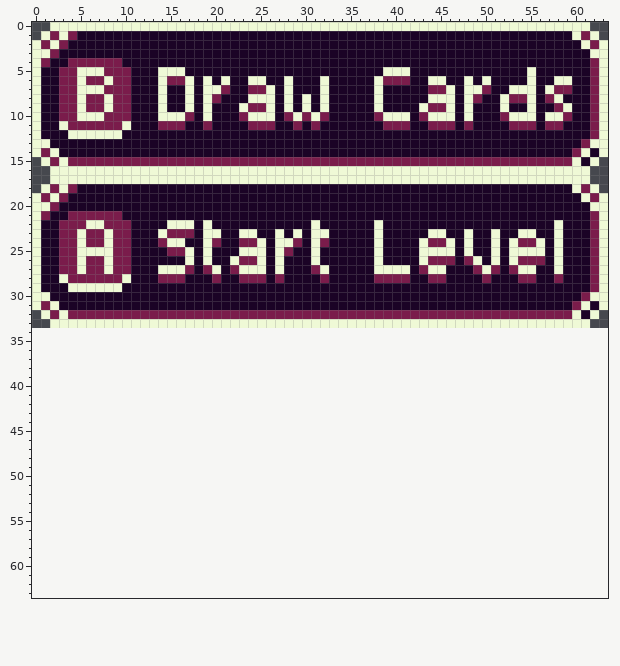
One commit to this pixel-art sprite: images/menu/hint.png. Above is the file before it was changed.
The file is 64x34 pixels. The old version is drawn lined up with the new one, on the new canvas.
After the commit:
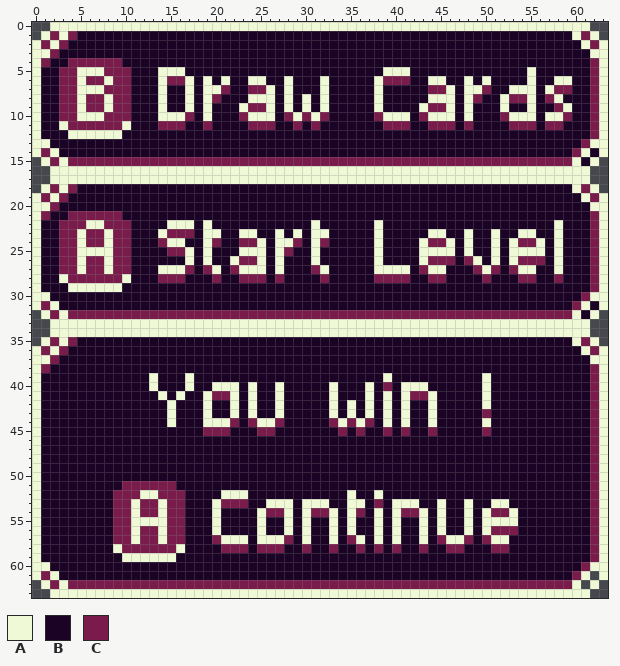
Palette (. is transparent): A #eff9d6  B #1b0326  C #7a1c4b
Difference:
canvas 64x34 -> 64x64
Changed rows in their new state; - is an unchanged pixel.
first column x 0:
34 --AAAAAAAAAAAAAAAAAAAAAAAAAAAAAAAAAAAAAAAAAAAAAAAAAAAAAAAAAAAA--
35 -ACACBBBBBBBBBBBBBBBBBBBBBBBBBBBBBBBBBBBBBBBBBBBBBBBBBBBBBBBACA-
36 ACACBBBBBBBBBBBBBBBBBBBBBBBBBBBBBBBBBBBBBBBBBBBBBBBBBBBBBBBBBACA
37 AACBBBBBBBBBBBBBBBBBBBBBBBBBBBBBBBBBBBBBBBBBBBBBBBBBBBBBBBBBBBAA
38 ACBBBBBBBBBBBBBBBBBBBBBBBBBBBBBBBBBBBBBBBBBBBBBBBBBBBBBBBBBBBBCA
39 ABBBBBBBBBBBBABBBABBBBBBBBBBBBBBBBBBBBBABBBBBBBBBBABBBBBBBBBBBCA
40 ABBBBBBBBBBBBABBBABBAAABABBABBBBBABBBABCBAAABBBBBBABBBBBBBBBBBCA
41 ABBBBBBBBBBBBBABABBACCABABBABBBBBABBBABABACCABBBBBABBBBBBBBBBBCA
42 ABBBBBBBBBBBBBBABBBABBABABBABBBBBABABABABABBABBBBBABBBBBBBBBBBCA
43 ABBBBBBBBBBBBBBABBBABBABABBABBBBBABABABABABBABBBBBCBBBBBBBBBBBCA
44 ABBBBBBBBBBBBBBABBBAAACBCAACBBBBBCACACBABABBABBBBBABBBBBBBBBBBCA
45 ABBBBBBBBBBBBBBBBBBCCCBBBCCBBBBBBBCBCBBCBCBBCBBBBBCBBBBBBBBBBBCA
46 ABBBBBBBBBBBBBBBBBBBBBBBBBBBBBBBBBBBBBBBBBBBBBBBBBBBBBBBBBBBBBCA
47 ABBBBBBBBBBBBBBBBBBBBBBBBBBBBBBBBBBBBBBBBBBBBBBBBBBBBBBBBBBBBBCA
48 ABBBBBBBBBBBBBBBBBBBBBBBBBBBBBBBBBBBBBBBBBBBBBBBBBBBBBBBBBBBBBCA
49 ABBBBBBBBBBBBBBBBBBBBBBBBBBBBBBBBBBBBBBBBBBBBBBBBBBBBBBBBBBBBBCA
50 ABBBBBBBBBBBBBBBBBBBBBBBBBBBBBBBBBBBBBBBBBBBBBBBBBBBBBBBBBBBBBCA
51 ABBBBBBBBBCCCCCCBBBBBBBBBBBBBBBBBBBBBBBBBBBBBBBBBBBBBBBBBBBBBBCA
52 ABBBBBBBBCCCAACCCBBBBAAABBBBBBBBBBBABBABBBBBBBBBBBBBBBBBBBBBBBCA
53 ABBBBBBBBCCACCACCBBBACCCBBAAABAAABBAABCBAAABBABBABBAABBBBBBBBBCA
54 ABBBBBBBBCCACCACCBBBABBBBACCABACCABACBABACCABABBABACCABBBBBBBBCA
55 ABBBBBBBBCCAAAACCBBBABBBBABBABABBABABBABABBABABBABAAAABBBBBBBBCA
56 ABBBBBBBBCCACCACCBBBABBBBABBABABBABABBABABBABABBABACCCBBBBBBBBCA
57 ABBBBBBBBCCACCACCBBBCAAABAAACBABBABCABABABBABCAACBCAABBBBBBBBBCA
58 ABBBBBBBBACCCCCCABBBBCCCBCCCBBCBBCBBCBCBCBBCBBCCBBBCCBBBBBBBBBCA
59 ABBBBBBBBBAAAAAABBBBBBBBBBBBBBBBBBBBBBBBBBBBBBBBBBBBBBBBBBBBBBCA
60 AABBBBBBBBBBBBBBBBBBBBBBBBBBBBBBBBBBBBBBBBBBBBBBBBBBBBBBBBBBBCAA
61 ACABBBBBBBBBBBBBBBBBBBBBBBBBBBBBBBBBBBBBBBBBBBBBBBBBBBBBBBBBCA-A
62 -ACACCCCCCCCCCCCCCCCCCCCCCCCCCCCCCCCCCCCCCCCCCCCCCCCCCCCCCCCA-A-
63 --AAAAAAAAAAAAAAAAAAAAAAAAAAAAAAAAAAAAAAAAAAAAAAAAAAAAAAAAAAAA--
Changed places in both pictures, as pixel boxes (x1, y1, x2, y2):
added: (32, 328, 608, 598)
